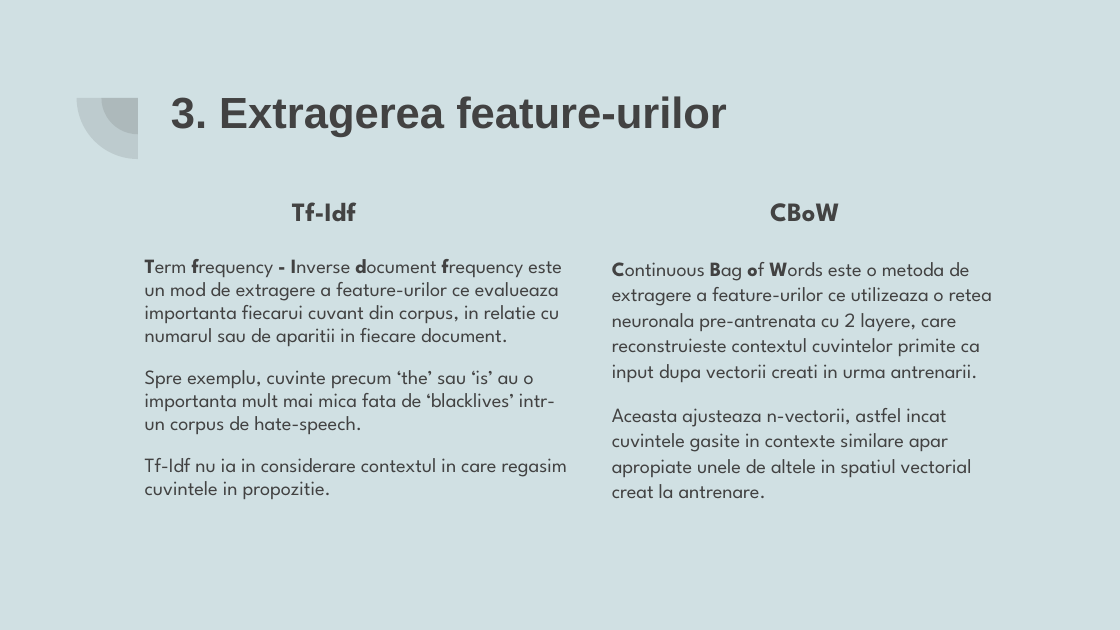
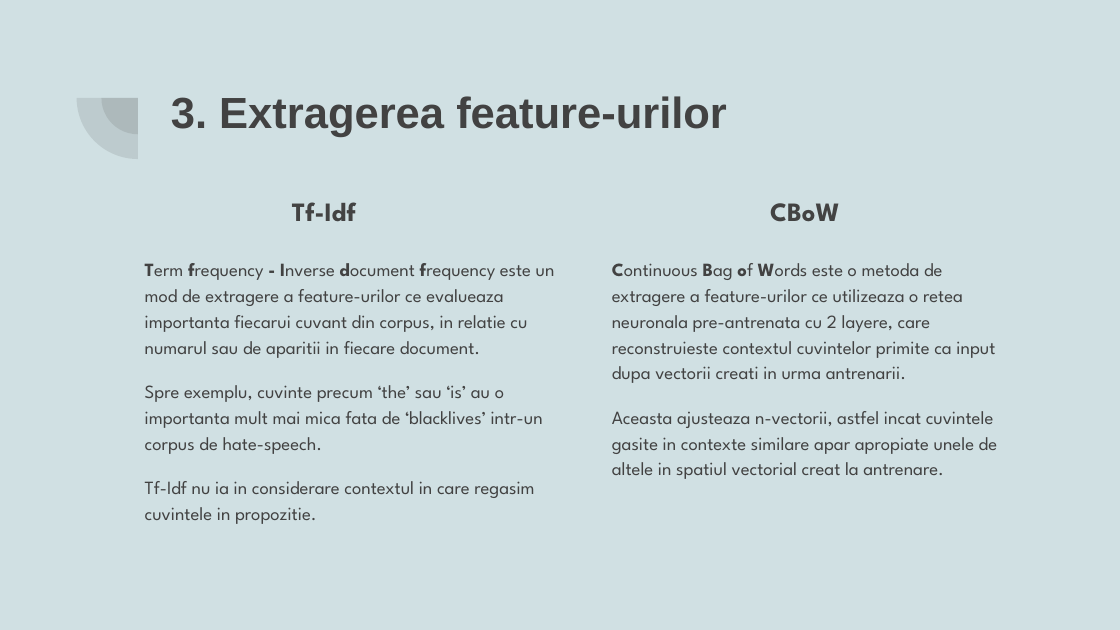
Before and after one commit to Cuciureanu-Dragos-Adrian/Foundations-of-NLP, a slide deck: slide 5 of Hate speech Analysis.pptx. Drawn at 1120x630 pixels with LibreOffice and Linux fonts; fonts in the diff are those of the drawing. Boxes give left, top, right and bottom in pixels: in the first picture for what was removed or moved away, otherwise in the second. Text is boxed around its words. In the diff, an @@ line names an element or a change of style, - is before the commit and + after.

```diff
--- a/Hate speech Analysis.pptx
+++ b/Hate speech Analysis.pptx
@@ text "Term frequency - Inverse document ..." at bbox=[145, 263, 555, 524]: size 13 to 12 pt; line spacing 0.95 to 1.15 @@
@@ text "Continuous Bag of Words este ..." at bbox=[612, 263, 998, 479]: size 13 to 12 pt; line spacing 1.05 to 1.15 @@
```
Also in this commit, not shown: 4 other slides changed, 40 other files.
